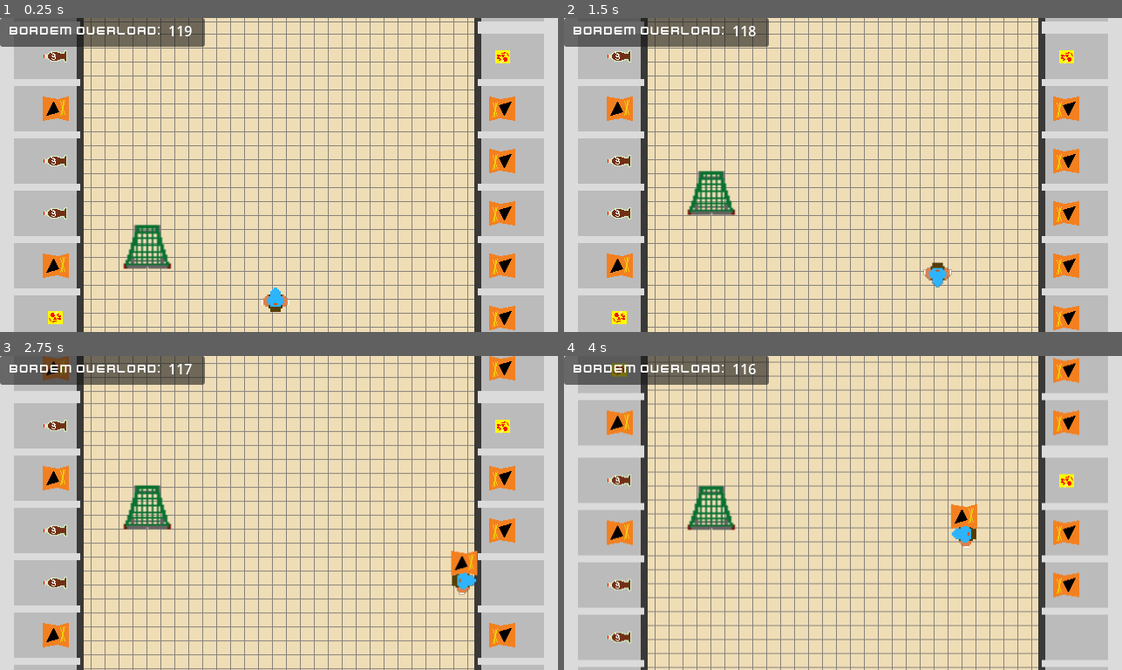
Above: before the commit, frames 1-4 (two rows, left to right).
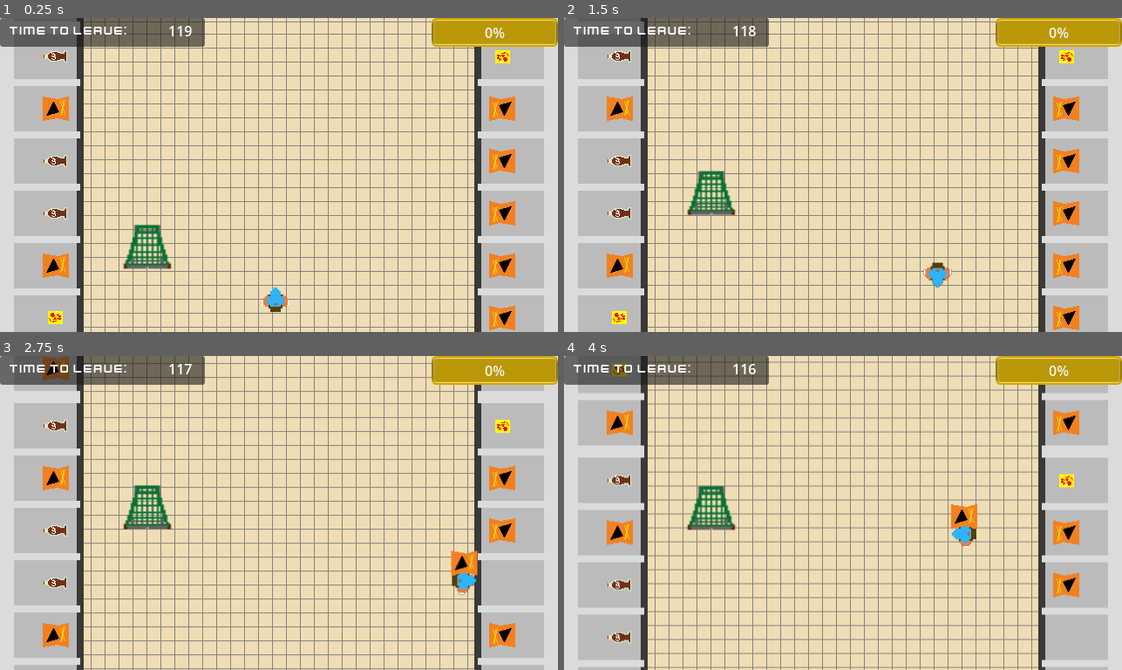
Above: after the commit, the same moments.

Repository: SpeedyLom/wild-jam-65
Game: Godot game, scene res://scenes/game.tscn
The game is run twice, just before and just after one commit, with the same random seed, the same clock (stepped at 60 frames per second) and the same inputs.
Inputs:
- Up to frame 1 (0.25 s): no input
- Up to frame 2 (1.5 s): hold D (right) 0.53-1.28 s; hold S (down) from 1.28 s (still down)
- Up to frame 3 (2.75 s): release S (down) at 2.03 s; hold D (right) from 2.03 s (still down)
- Up to frame 4 (4 s): release D (right) at 2.78 s; hold W (up) 2.78-3.53 s; hold A (left) from 3.53 s (still down)

The runs differ from the first frame. In frame 1, 2.5% of the frame differs, in the area x 1-100%, y 0-10%; in frame 2, 2.5%; in frame 3, 2.5%; in frame 4, 2.5%.

Commit message:
Fill trolley with products

Diff:
--- a/entities/player.gd
+++ b/entities/player.gd
@@ -36,5 +36,7 @@
 	call_deferred("add_child", product)
 	heldProduct = product
 
-func takeItem() -> void:
+func takeItem() -> Product:
+	var product = heldProduct.duplicate()
 	heldProduct.queue_free()
+	return product
--- a/scenes/game.gd
+++ b/scenes/game.gd
@@ -2,6 +2,10 @@
 
 @onready var countdownTimer: Timer = $Timer
 @onready var countdownLabel: Label = $CanvasLayer/MarginContainer/Countdown
+@onready var scoreLabel: ProgressBar = $CanvasLayer/NinePatchRect/Score
+
+var score: int = 0
+
 
 func _ready():
 	pass
@@ -10,7 +14,10 @@
 	countdownLabel.set_text(str(int(countdownTimer.time_left)))
 
 
-
 func _on_timer_timeout():
 	var gameOver = load("res://scenes/game_over.tscn")
 	get_tree().change_scene_to_packed(gameOver)
+
+func updateScore() -> void:
+	score += 1
+	scoreLabel.value = score
--- a/scenes/game.tscn
+++ b/scenes/game.tscn
@@ -1,10 +1,11 @@
-[gd_scene load_steps=4 format=3 uid="uid://dkek0rpux0hwl"]
+[gd_scene load_steps=5 format=3 uid="uid://dkek0rpux0hwl"]
 
 [ext_resource type="PackedScene" uid="uid://dfycw001yuasl" path="res://scenes/level_1.tscn" id="1_575v3"]
 [ext_resource type="Script" path="res://scenes/game.gd" id="1_r3a6d"]
 [ext_resource type="Theme" uid="uid://y8y8l8ilc4h6" path="res://theme.tres" id="2_b4k0i"]
+[ext_resource type="Texture2D" uid="uid://dmyvh2ypwcpk3" path="res://sprites/yellow_panel.png" id="3_kvxo4"]
 
-[node name="Game" type="Node"]
+[node name="Game" type="Node" groups=["game"]]
 script = ExtResource("1_r3a6d")
 
 [node name="CanvasLayer" type="CanvasLayer" parent="."]
@@ -21,13 +22,37 @@
 [node name="Label" type="Label" parent="CanvasLayer/MarginContainer"]
 layout_mode = 2
 theme = ExtResource("2_b4k0i")
-text = "Bordem overload: "
+text = "Time to leave:"
 
 [node name="Countdown" type="Label" parent="CanvasLayer/MarginContainer"]
 layout_mode = 2
 size_flags_horizontal = 8
 text = "120
 "
+
+[node name="NinePatchRect" type="NinePatchRect" parent="CanvasLayer"]
+anchors_preset = 1
+anchor_left = 1.0
+anchor_right = 1.0
+offset_left = -145.0
+offset_bottom = 33.0
+grow_horizontal = 0
+texture = ExtResource("3_kvxo4")
+patch_margin_left = 5
+patch_margin_top = 5
+patch_margin_right = 5
+patch_margin_bottom = 5
+
+[node name="Score" type="ProgressBar" parent="CanvasLayer/NinePatchRect"]
+layout_mode = 1
+anchors_preset = 14
+anchor_top = 0.5
+anchor_right = 1.0
+anchor_bottom = 0.5
+offset_top = -13.5
+offset_bottom = 13.5
+grow_horizontal = 2
+grow_vertical = 2
 
 [node name="Level1" parent="." instance=ExtResource("1_575v3")]
 
--- a/scenes/trolley.gd
+++ b/scenes/trolley.gd
@@ -35,4 +35,8 @@
 
 func _on_area_2d_body_entered(body: Player):
 	if (body.hasItem()):
-		body.takeItem()
+		var product = body.takeItem()
+		product.global_position = Vector2(randi_range(-20, 20), randi_range(-25, 25))
+		product.monitoring = false
+		call_deferred("add_child", product)
+		get_tree().call_group('game', 'updateScore')
